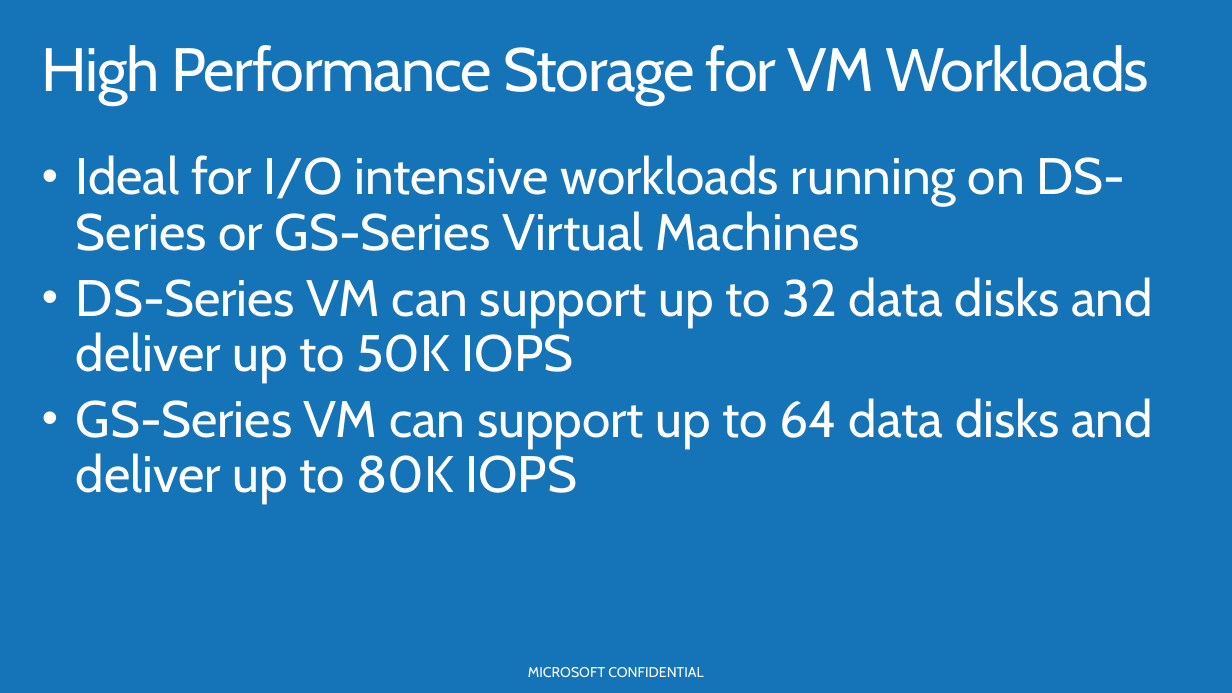
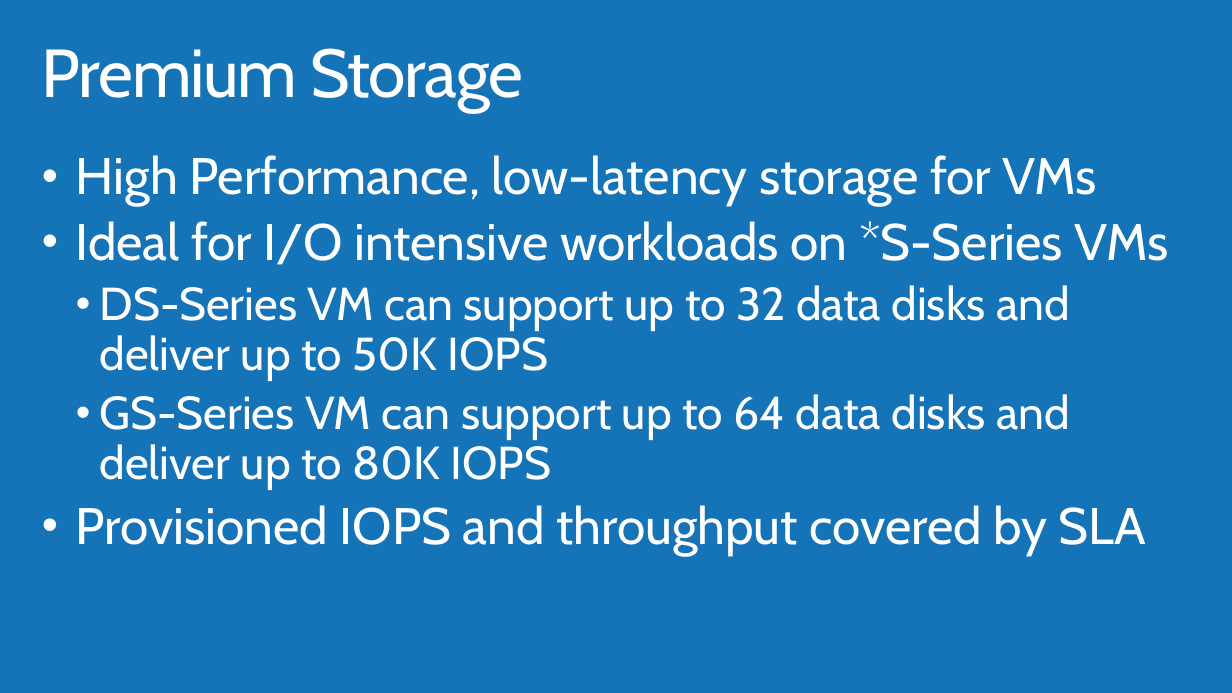
Before and after one commit to AzureCAT-GSI/SAP-on-Azure, a slide deck: slide 20 of Presentations/02_Azure_Compute_Storage_Network_for_SAP.pptx (slide 19 before the commit). Drawn at 1232x693 pixels with LibreOffice and Linux fonts; fonts in the diff are those of the drawing; background and template pictures are left out. Boxes give left, top, right and bottom in pixels: in the first picture for what was removed or moved away, otherwise in the second. Text is boxed around its words. In the diff, an @@ line names an element or a change of style, - is before the commit and + after.

Commit message:
Update based on latest delivery

```diff
--- a/Presentations/02_Azure_Compute_Storage_Network_for_SAP.pptx
+++ b/Presentations/02_Azure_Compute_Storage_Network_for_SAP.pptx
@@ title at (42,48,523,112): text changed; size 47.6 to 52.9 pt @@
-High Performance Storage for VM Workloads
+Premium Storage
@@ text at (76,155,1170,265): text changed @@
-• Ideal for I/O intensive workloads running on DS-Series or GS-Series Virtual Machines
+• High Performance, low-latency storage for VMs
+• Ideal for I/O intensive workloads on *S-Series VMs
@@ text at (100,285,1070,490): size 40 to 36 pt in "DS-Series VM can support up to 32 ...", "GS-Series VM can support up to 64 ..."; list level 1 to 2 in "DS-Series VM can support up ..."; list level 1 to 2 in "GS-Series VM can support up ..." @@
@@ text at (76,505,1146,555): paragraph added @@
+• Provisioned IOPS and throughput covered by SLA
@@ text removed at (528,667,703,677) @@
-MICROSOFT CONFIDENTIAL
```
Also in this commit, not shown: 33 other slides changed, 12 slides added, 15 slides removed, 18 other files.
